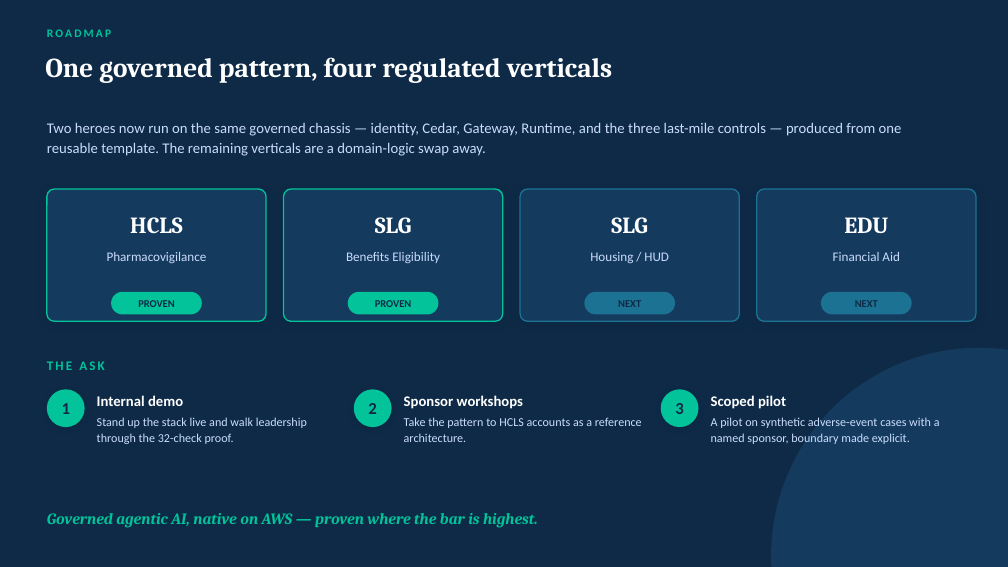
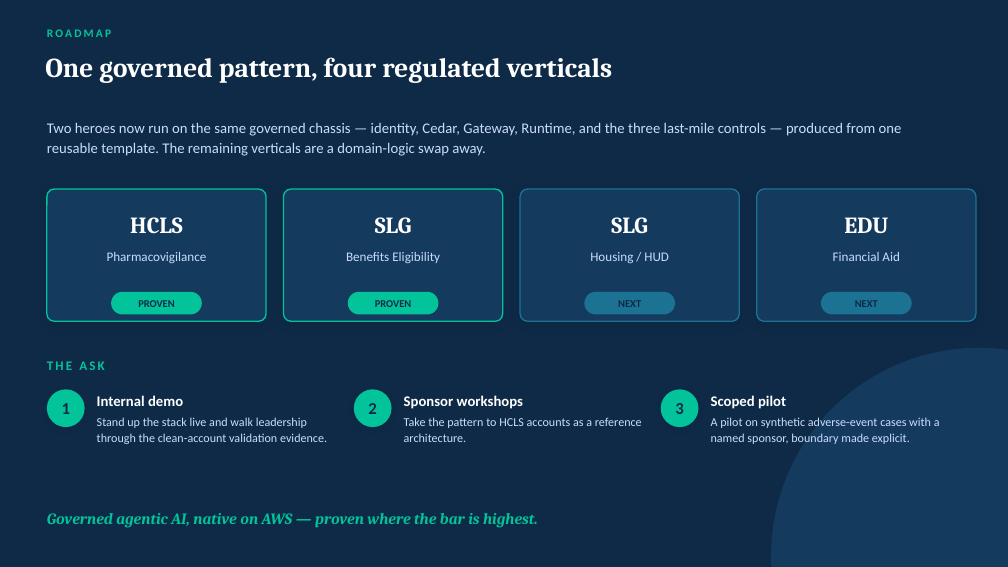
Before and after one commit to virtualryder/pharmacovigilance_agent, a slide deck: slide 13 of docs/PV-AgentCore-Leadership.pptx. Drawn at 1008x567 pixels with LibreOffice and Linux fonts; fonts in the diff are those of the drawing. Boxes give left, top, right and bottom in pixels: in the first picture for what was removed or moved away, otherwise in the second. Text is boxed around its words. In the diff, an @@ line names an element or a change of style, - is before the commit and + after.

```diff
--- a/docs/PV-AgentCore-Leadership.pptx
+++ b/docs/PV-AgentCore-Leadership.pptx
@@ text at box(97, 417, 327, 444): text changed @@
-Stand up the stack live and walk leadership through the 32-check proof.
+Stand up the stack live and walk leadership through the clean-account validation evidence.
```
Also in this commit, not shown: 1 other slide changed, 9 other files.
